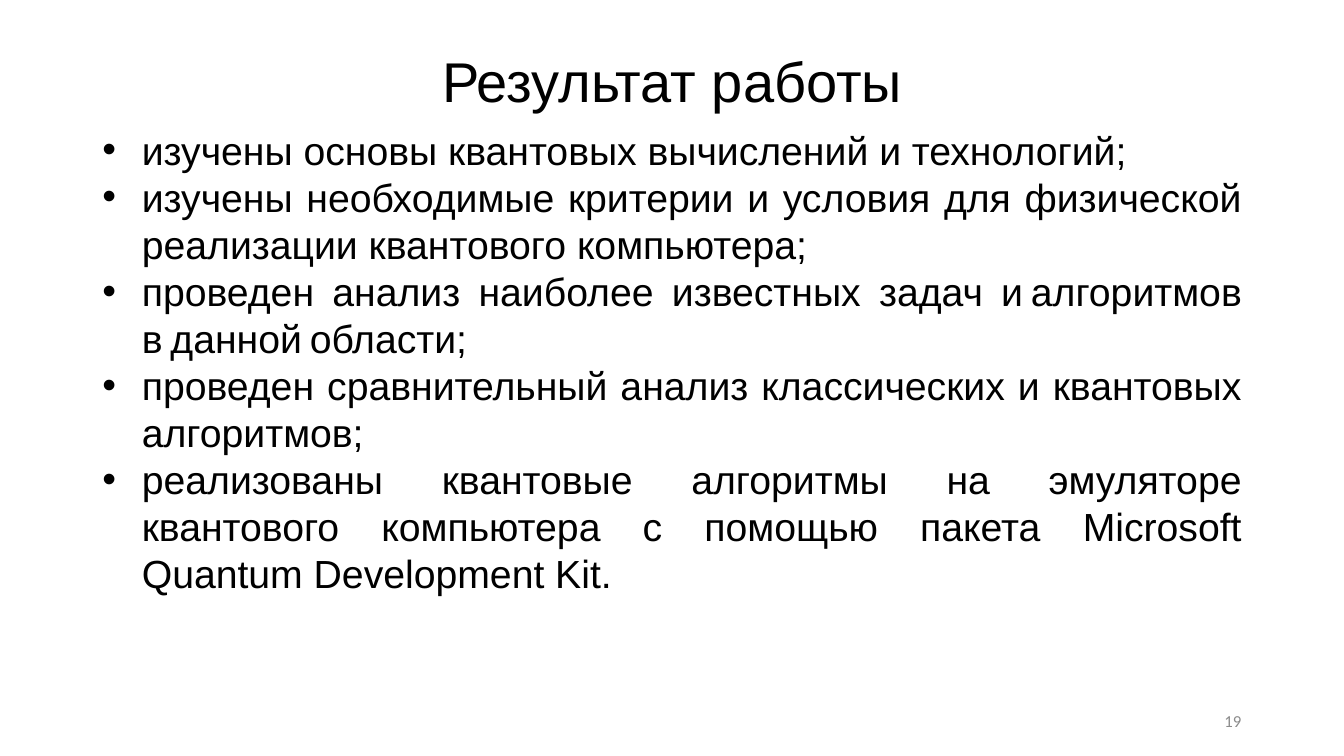
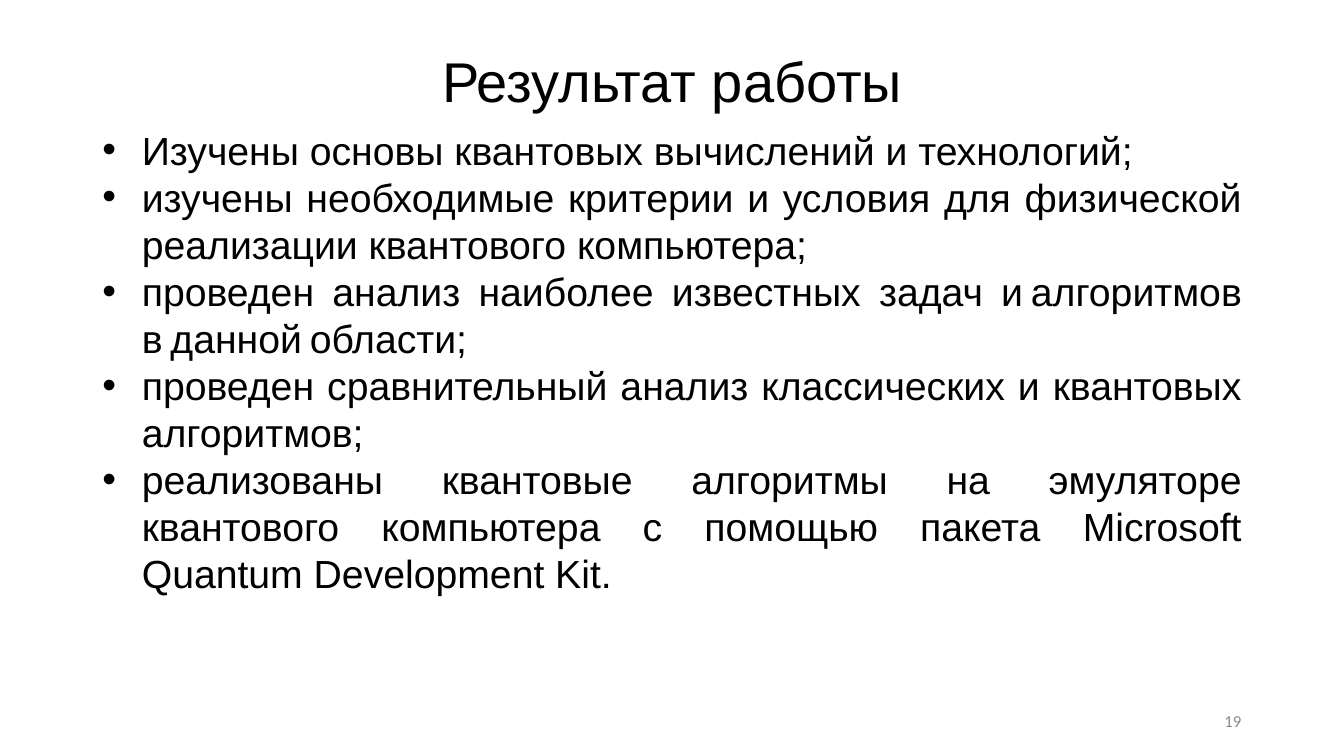
Before and after one commit to R0manych/Diploma2019, a slide deck: slide 19 of Черниговских 2к 14гр.pptx. Drawn at 1344x756 pixels with LibreOffice and Linux fonts; fonts in the diff are those of the drawing. Boxes give left, top, right and bottom in pixels: in the first picture for what was removed or moved away, otherwise in the second. Text is boxed around its words. In the diff, an @@ line names an element or a change of style, - is before the commit and + after.

```diff
--- a/Черниговских 2к 14гр.pptx
+++ b/Черниговских 2к 14гр.pptx
@@ text at <box>142,136,1132,173</box>: text changed @@
-• изучены основы квантовых вычислений и технологий;
+• Изучены основы квантовых вычислений и технологий;
```
Also in this commit, not shown: 6 other slides changed, 17 other files.
